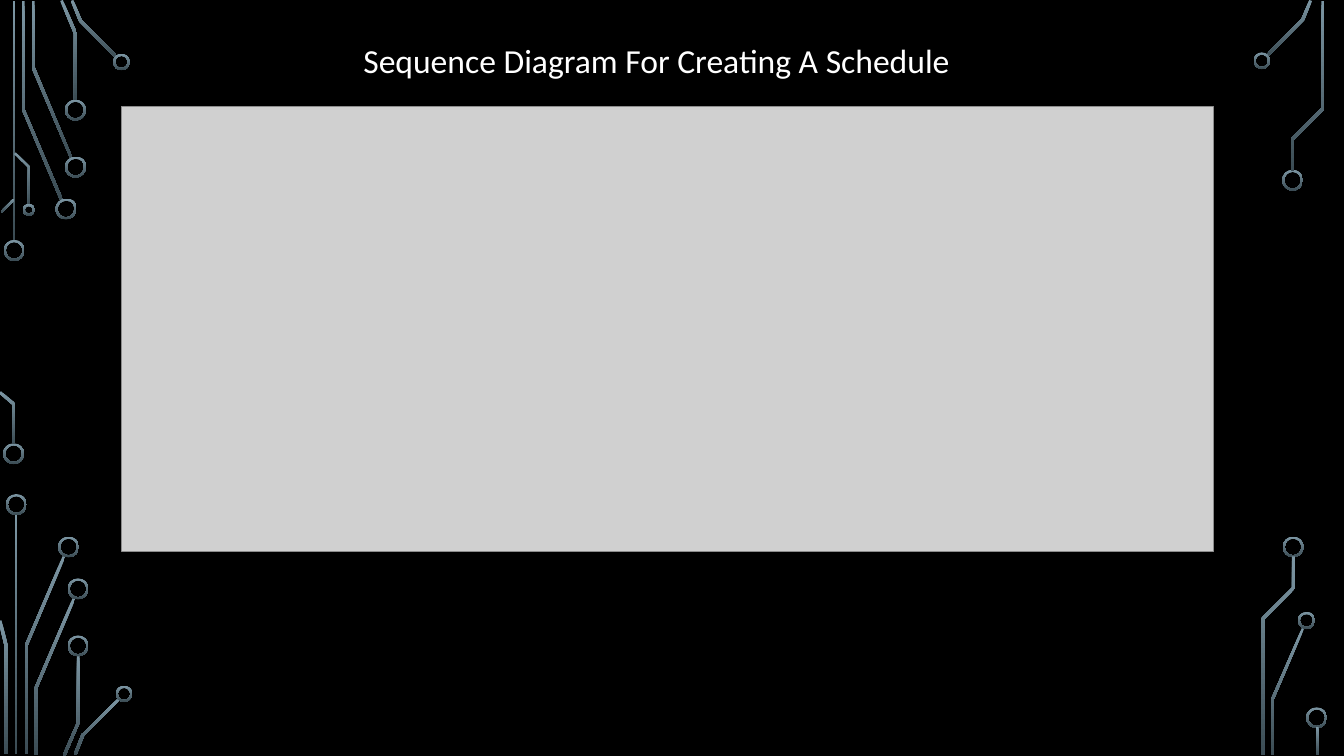
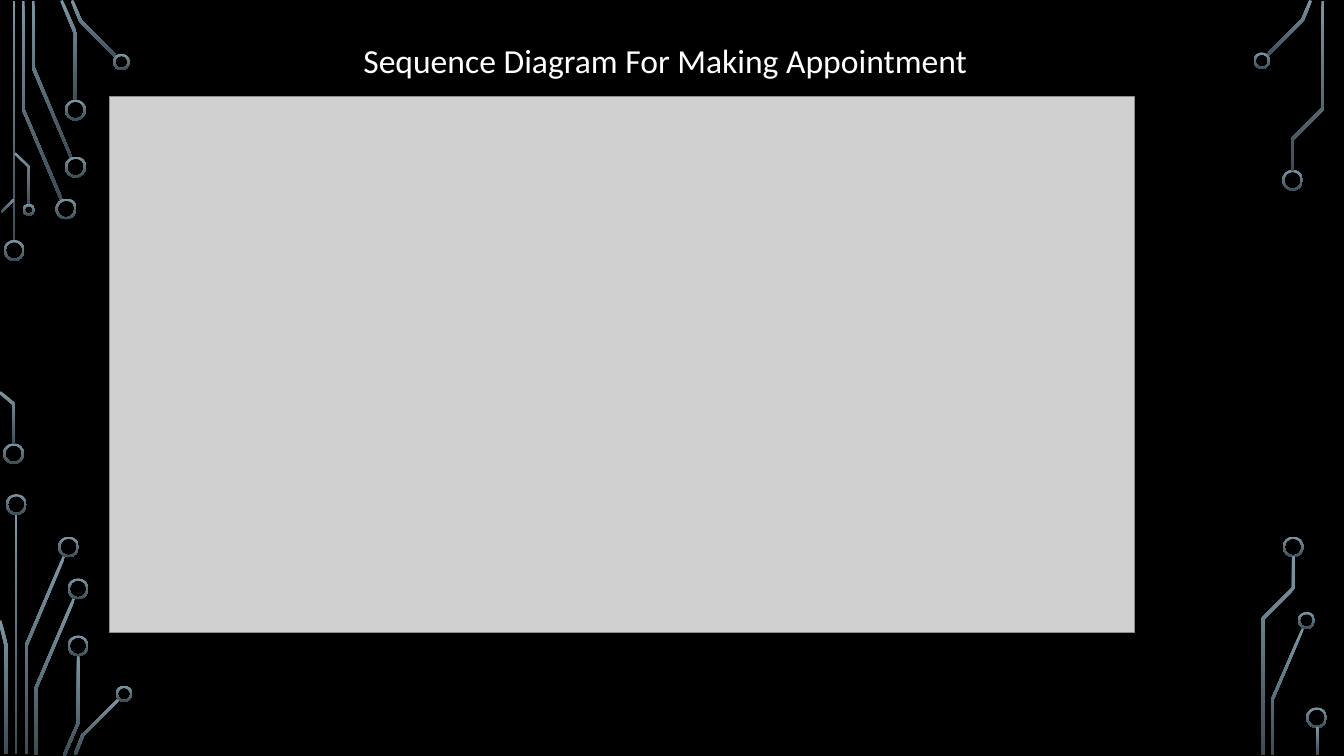
Before and after one commit to JohnLawal/SALMANS, a slide deck: slide 6 of Technical Documentation/projectpresentation.pptx (slide 4 before the commit). Drawn at 1344x756 pixels with LibreOffice and Linux fonts; fonts in the diff are those of the drawing; grey boxes stand for pictures; background and template pictures are left out. Boxes give left, top, right and bottom in pixels: in the first picture for what was removed or moved away, otherwise in the second. Text is boxed around its words. In the diff, an @@ line names an element or a change of style, - is before the commit and + after.

```diff
--- a/Technical Documentation/projectpresentation.pptx
+++ b/Technical Documentation/projectpresentation.pptx
@@ text at [363,49,967,79]: text changed @@
-Sequence Diagram For Creating A Schedule
+Sequence Diagram For Making Appointment
@@ picture: place and size @@
-picture at [122,107,1214,553]
+picture at [110,97,1135,632]
```
Also in this commit, not shown: 2 other slides changed, 7 slides added, 2 slides removed, 6 other files.
